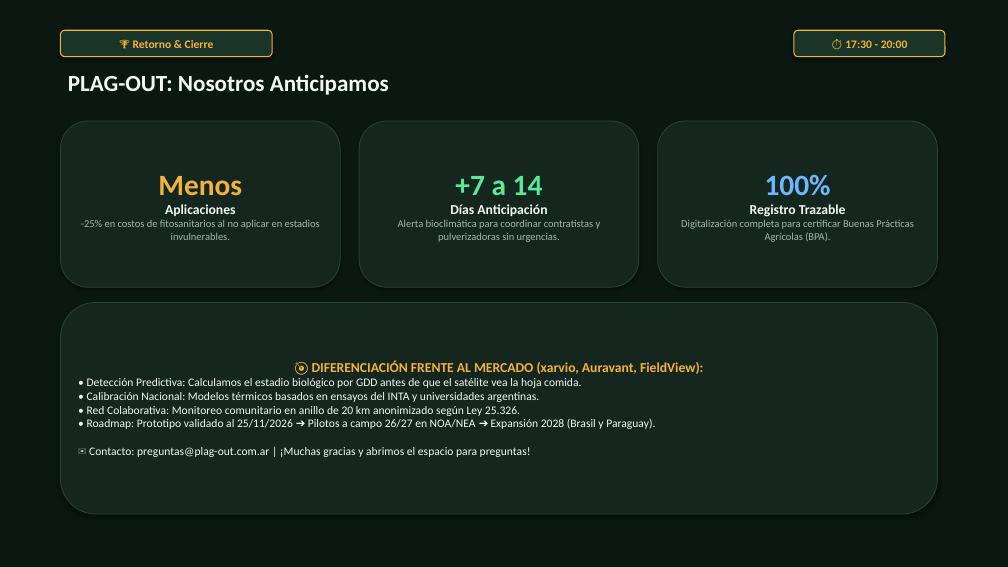
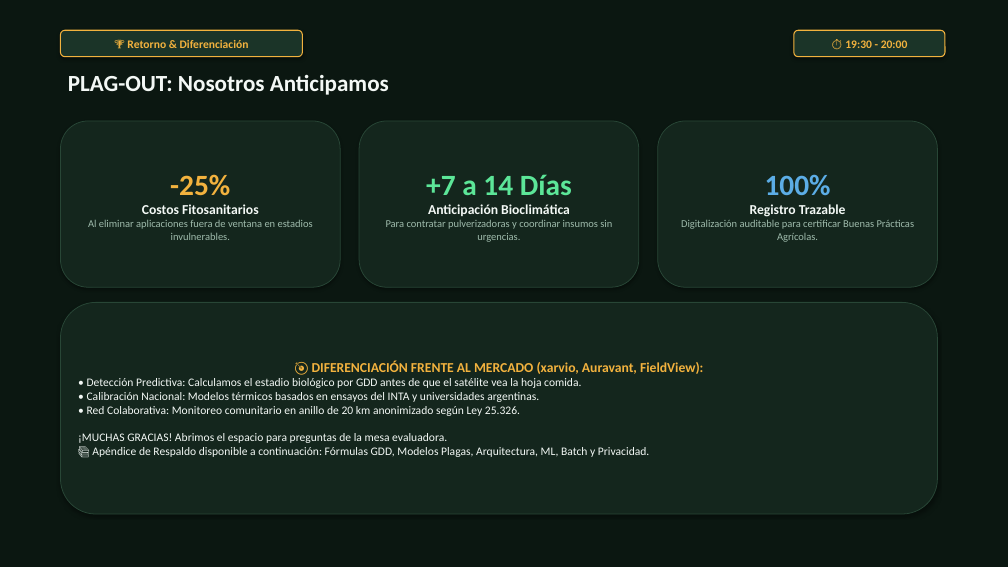
Before and after one commit to rami-nava/PF-PLAG-OUT-26, a slide deck: slide 14 of docs/presentacion/PLAG_OUT_Demo_Final_20Min.pptx (slide 9 before the commit). Drawn at 1008x567 pixels with LibreOffice and Linux fonts; fonts in the diff are those of the drawing. Boxes give left, top, right and bottom in pixels: in the first picture for what was removed or moved away, otherwise in the second. Text is boxed around its words. In the diff, an @@ line names an element or a change of style, - is before the commit and + after.

```diff
--- a/docs/presentacion/PLAG_OUT_Demo_Final_20Min.pptx
+++ b/docs/presentacion/PLAG_OUT_Demo_Final_20Min.pptx
@@ rounded rectangle "🏆 Retorno & Diferenciación": place and size @@
-rounded rectangle "🏆 Retorno & Diferenciación" at [60, 30, 272, 57]
+rounded rectangle "🏆 Retorno & Diferenciación" at [60, 30, 302, 57]
@@ text in rounded rectangle at [127, 40, 249, 48]: text changed @@
-🏆 Retorno & Cierre
+🏆 Retorno & Diferenciación
@@ text in rounded rectangle at [845, 40, 908, 48]: text changed @@
-⏱️ 17:30 - 20:00
+⏱️ 19:30 - 20:00
@@ text in rounded rectangle at [88, 174, 313, 240]: text changed @@
-Menos
-Aplicaciones
--25% en costos de fitosanitarios al no aplicar en estadios invulnerables.
+-25%
+Costos Fitosanitarios
+Al eliminar aplicaciones fuera de ventana en estadios invulnerables.
@@ text in rounded rectangle at [386, 174, 612, 242]: text changed @@
-+7 a 14
-Días Anticipación
-Alerta bioclimática para coordinar contratistas y pulverizadoras sin urgencias.
++7 a 14 Días
+Anticipación Bioclimática
+Para contratar pulverizadoras y coordinar insumos sin urgencias.
@@ text in rounded rectangle at [765, 174, 831, 195]: text colour #6EB7FF to #5CADE6 in "100%" @@
@@ text in rounded rectangle at [681, 220, 915, 242]: text changed @@
-Digitalización completa para certificar Buenas Prácticas Agrícolas (BPA).
+Digitalización auditable para certificar Buenas Prácticas Agrícolas.
@@ text in rounded rectangle at [78, 378, 649, 457]: text changed @@
-• Detección Predictiva: Calculamos el estadio biológico por GDD antes de que el satélite vea la hoja comida.
-• Calibración Nacional: Modelos térmicos basados en ensayos del INTA y universidades argentinas.
-• Red Colaborativa: Monitoreo comunitario en anillo de 20 km anonimizado según Ley 25.326.
-• Roadmap: Prototipo validado al 25/11/2026 ➔ Pilotos a campo 26/27 en NOA/NEA ➔ Expansión 2028 (Brasil y Paraguay).
-✉️ Contacto: preguntas@plag-out.com.ar | ¡Muchas gracias y abrimos el espacio para preguntas!
+• Detección Predictiva: Calculamos el estadio biológico por GDD antes de que el satélite vea la hoja comida.
+• Calibración Nacional: Modelos térmicos basados en ensayos del INTA y universidades argentinas.
+• Red Colaborativa: Monitoreo comunitario en anillo de 20 km anonimizado según Ley 25.326.
+¡MUCHAS GRACIAS! Abrimos el espacio para preguntas de la mesa evaluadora.
+📚 Apéndice de Respaldo disponible a continuación: Fórmulas GDD, Modelos Plagas, Arquitectura, ML, Batch y Privacidad.
```
Also in this commit, not shown: 3 other slides changed, 16 slides added, 5 slides removed, 1 other file.
